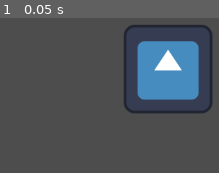
Above: before the commit, frame 1.
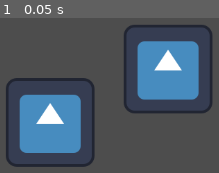
Above: after the commit, the same moment.

Repository: shadow-cove-studios/creature-cafe
Game: Godot game, scene res://scene.tscn
Same seed, same stepped clock (60 frames per second), same inputs: the game is played once before the commit and once after it. The engine's default icon, where the game draws it, is replaced by a stand-in: a white triangle on a blue panel in a dark square.
Inputs:
- Up to frame 1 (0.05 s): no input

The runs differ from the first frame. In frame 1, 14% of the frame differs, in the area x 2-44%, y 38-97%.

Commit message:
commit
added icon

Diff:
--- a/project/scene.tscn
+++ b/project/scene.tscn
@@ -10,3 +10,7 @@
 [node name="Sprite2D" type="Sprite2D" parent="."]
 position = Vector2(535, 244)
 texture = ExtResource("1_n1xa0")
+
+[node name="Icon" type="Sprite2D" parent="."]
+position = Vector2(365, 321)
+texture = ExtResource("1_n1xa0")
